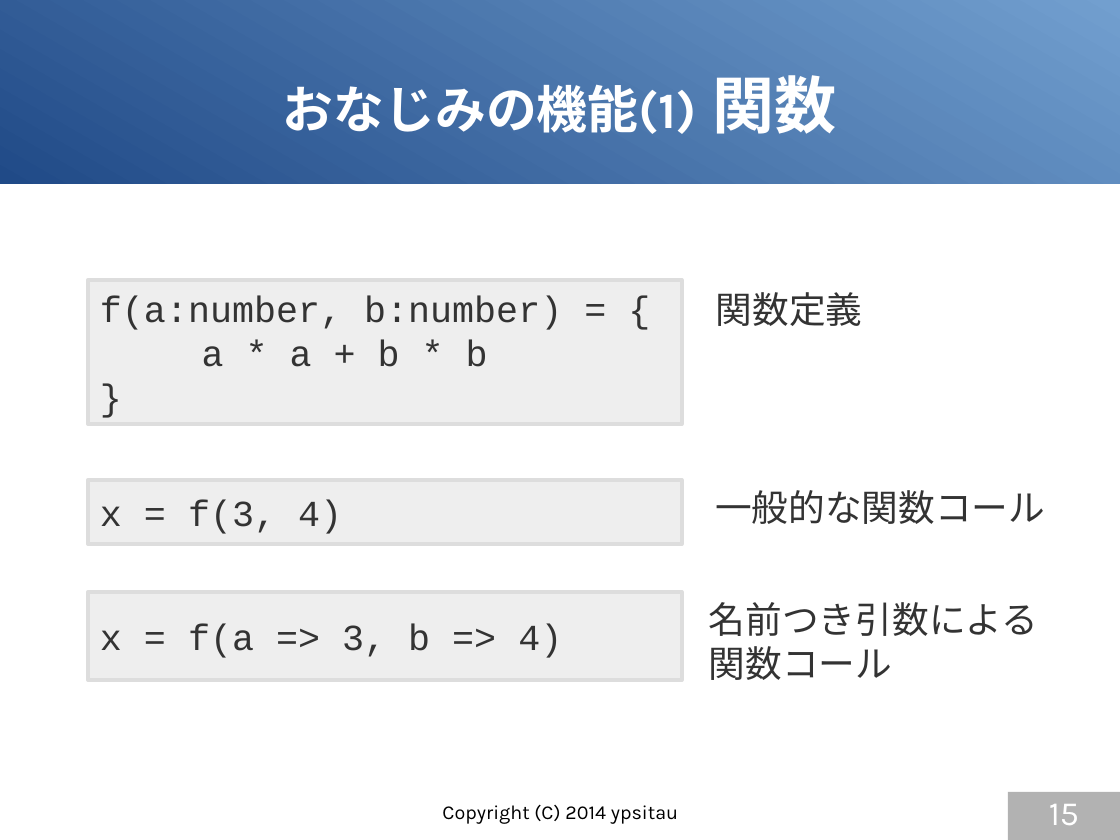
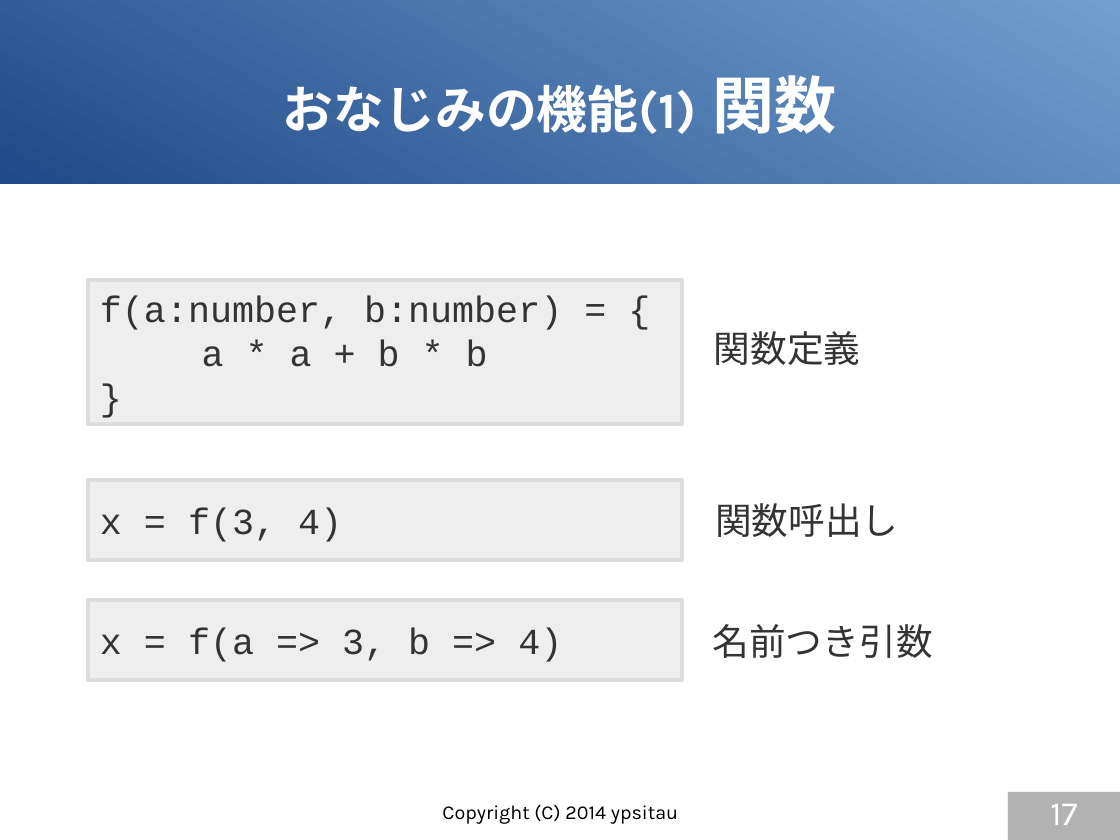
Before and after one commit to gura-lang/gura-doc, a slide deck: slide 17 of presentation/gura-introduction.odp (slide 15 before the commit). Drawn at 1120x840 pixels with LibreOffice and Linux fonts; fonts in the diff are those of the drawing. Boxes give left, top, right and bottom in pixels: in the first picture for what was removed or moved away, otherwise in the second. Text is boxed around its words. In the diff, an @@ line names an element or a change of style, - is before the commit and + after.

```diff
--- a/presentation/gura-introduction.odp
+++ b/presentation/gura-introduction.odp
@@ text "関数定義" at [714, 331, 861, 365]: vertical alignment top to middle @@
@@ rectangle "x = f(3, 4)": place and size @@
-rectangle "x = f(3, 4)" at [88, 480, 682, 544]
+rectangle "x = f(3, 4)" at [88, 480, 682, 560]
@@ text removed at [715, 490, 1045, 524] @@
-一般的な関数コール
@@ text added at [715, 503, 898, 537], 26 pt, text #333333 @@
+関数呼出し
@@ rectangle "x = f(a => 3, ...": place and size @@
-rectangle "x = f(a => 3, ..." at [88, 593, 682, 681]
+rectangle "x = f(a => 3, ..." at [88, 601, 682, 681]
@@ text "名前つき引数" at [713, 624, 933, 658]: vertical alignment top to middle @@
@@ text at [713, 624, 933, 658]: text changed @@
-名前つき引数による
-関数コール
+名前つき引数
@@ page number at [1050, 804, 1077, 825]: text changed @@
-15
+17
```
Also in this commit, not shown: 8 other slides changed, 4 slides added.
